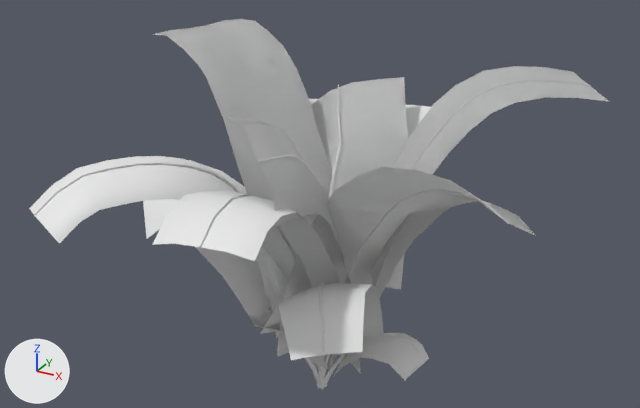
Two versions of the FBX model Assets/Assets_Review/Taco_Party/Palm/MajesticPalm/Meshes/MSH_MajesticPalm_C.fbx, one commit apart.
Camera for both pictures: a 50 mm lens placed at (2.04, -3.73, 2.99), pointed at (-0.03, 0.04, 1.11). Every picture has the same lights, and +X, +Y and +Z are marked at lower left. Materials are left out; every surface is plain grey. Where no turn or scale is listed for an object, it has been applied to the vertices.

Before the edit, the objects in view are built like this:
```python
me_mesh_001 = bpy.data.meshes.new('Mesh.001')
me_mesh_001.from_pydata(...)  # 2217 vertices, 3754 faces; spans x -1.16..1.28, y -1.15..1.16, z -0.01..1.91
# faces by material slot: [2140, 400, 1214]
me_mesh_001.materials.append(mat_m_palmtreetrunk)
me_mesh_001.materials.append(mat_m_stemmixed)
me_mesh_001.materials.append(mat_m_majesticpalm_c)
me_mesh_002 = bpy.data.meshes.new('Mesh.002')
me_mesh_002.from_pydata(...)  # 1008 vertices, 1738 faces; spans x -1.12..1.28, y -1.14..1.05, z 0.0..1.91
# faces by material slot: [1040, 120, 578]
me_mesh_002.materials.append(mat_m_palmtreetrunk)
me_mesh_002.materials.append(mat_m_stemmixed)
me_mesh_002.materials.append(mat_m_majesticpalm_c)
me_mesh_003 = bpy.data.meshes.new('Mesh.003')
me_mesh_003.from_pydata(...)  # 588 vertices, 976 faces; spans x -1.12..1.13, y -1.08..0.83, z 0.0..1.91
# faces by material slot: [440, 70, 466]
me_mesh_003.materials.append(mat_m_palmtreetrunk)
me_mesh_003.materials.append(mat_m_stemmixed)
me_mesh_003.materials.append(mat_m_majesticpalm_c)
ob_msh_majesticpalm_c_lod0_geo = bpy.data.objects.new('MSH_MajesticPalm_C_LOD0_GEO', me_mesh_001)
ob_msh_majesticpalm_c_lod0_geo.location = (0.0, 0.0, 0.0)
ob_msh_majesticpalm_c_lod1_geo = bpy.data.objects.new('MSH_MajesticPalm_C_LOD1_GEO', me_mesh_002)
ob_msh_majesticpalm_c_lod1_geo.location = (0.0, 0.0, 0.0)
ob_msh_majesticpalm_c_lod2_geo = bpy.data.objects.new('MSH_MajesticPalm_C_LOD2_GEO', me_mesh_003)
ob_msh_majesticpalm_c_lod2_geo.location = (0.0, 0.0, 0.0)
```
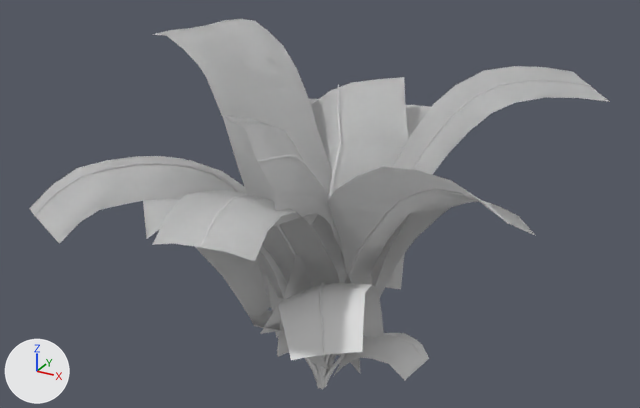
The change, as a list of edits to the scene's bpy script:
```text
Change me_mesh_003:
    used by ob_msh_majesticpalm_c_lod2_geo; location = (0.0, 0.0, 0.0)
    remove me_mesh_003.from_pydata(...)  # 588 vertices, 976 faces; spans x -1.12..1.13, y -1.08..0.83, z 0.0..1.91
    add me_mesh_003.from_pydata(...)  # 528 vertices, 786 faces; spans x -1.12..1.28, y -1.15..1.03, z 0.17..1.91
    me_mesh_003 part 4: a new loose piece of 65 vertices spanning x -0.22..0.3, y -1.15..-0.2, z 0.62..1.5
    me_mesh_003 part 5: 4 vertices moved within x -0.34..0.55, y -0.33..0.38, z 1.19..1.59; 216 vertices removed from x -0.94..1.13, y -1.08..0.79, z 0.0..1.76; 136 vertices added at x -1.1..1.28, y -1.13..1.03, z 0.72..1.76
Change me_mesh_002:
    used by ob_msh_majesticpalm_c_lod1_geo; location = (0.0, 0.0, 0.0)
    remove me_mesh_002.from_pydata(...)  # 1008 vertices, 1738 faces; spans x -1.12..1.28, y -1.14..1.05, z 0.0..1.91
    add me_mesh_002.from_pydata(...)  # 967 vertices, 1536 faces; spans x -1.16..1.28, y -1.15..1.16, z 0.0..1.91
    me_mesh_002 part 1: a new loose piece of 75 vertices spanning x -1.1..-0.04, y -1.13..-0.04, z 0.72..1.46
    me_mesh_002 part 2: a new loose piece of 45 vertices spanning x -1.16..-0.2, y -0.35..0.23, z 0.51..1.15
    me_mesh_002 part 3: 24 vertices moved from x -0.56..0.07, y -1.14..1.05, z 0.0..1.5 to x -0.66..0.18, y -1.15..1.11, z 0.0..1.5; 282 vertices removed from x -1.02..0.06, y -1.14..1.05, z 0.0..1.89; 97 vertices added at x -0.75..0.3, y -1.15..1.16, z 0.59..1.48
```

Changed parts and their boxes [x1, y1, x2, y2] in the pictures (640 x 408 px; the box of a moved part takes in the faces that stretch with it):
'MSH_MajesticPalm_C_LOD1_GEO', reshaped: before [170, 19, 598, 362]; after [47, 19, 589, 354]
'MSH_MajesticPalm_C_LOD2_GEO', reshaped: before [177, 27, 506, 363]; after [30, 21, 610, 369]
part 1 of me_mesh_002, added: after [47, 164, 286, 293]
part 2 of me_mesh_002, added: after [145, 171, 268, 318]
part 3 of me_mesh_002, cut back: after [176, 194, 340, 298]
part 4 of me_mesh_003, added: after [170, 198, 336, 287]
part 5 of me_mesh_003, moved or reshaped (not visible before): after [30, 72, 610, 279]
